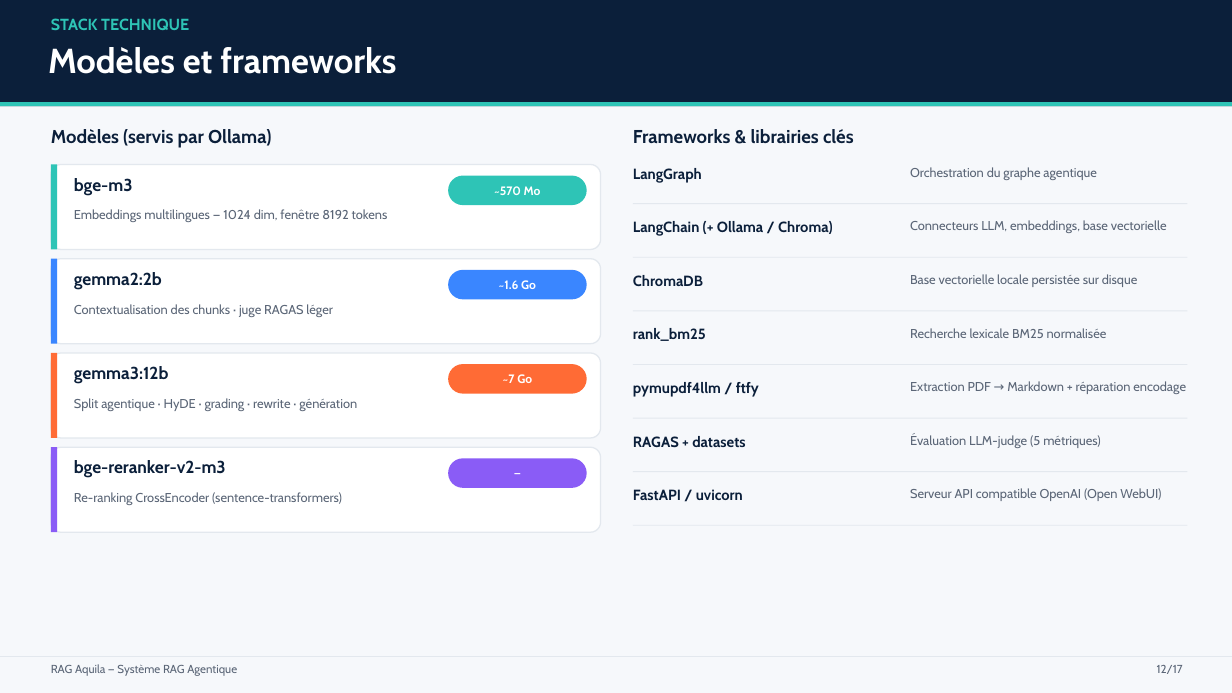
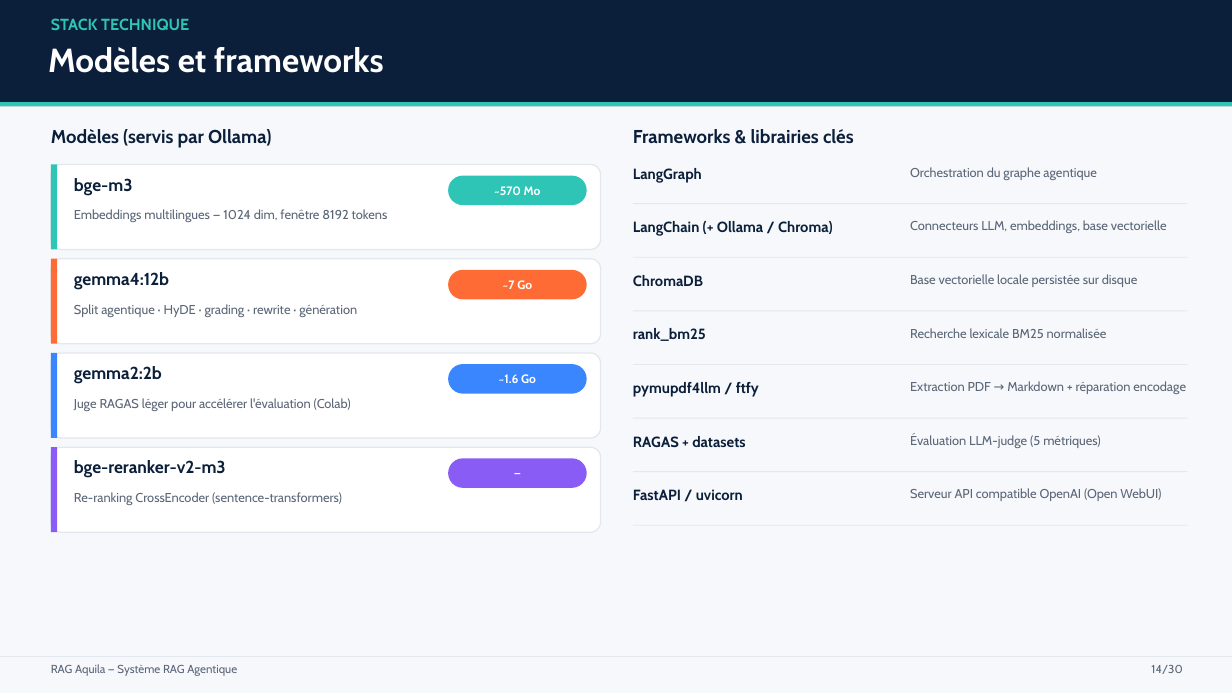
Before and after one commit to paulhenriduranton-collab/RAG_Aquila, a slide deck: slide 14 of Presentation_RAG_Aquila.pptx (slide 12 before the commit). Drawn at 1232x693 pixels with LibreOffice and Linux fonts; fonts in the diff are those of the drawing. Boxes give left, top, right and bottom in pixels: in the first picture for what was removed or moved away, otherwise in the second. Text is boxed around its words. In the diff, an @@ line names an element or a change of style, - is before the commit and + after.

```diff
--- a/Presentation_RAG_Aquila.pptx
+++ b/Presentation_RAG_Aquila.pptx
@@ text "Modèles et frameworks" at (48, 47, 384, 73): size 27 to 26 pt @@
@@ rectangle at (51, 259, 57, 344): fill #3A86FF to #FF6B35 @@
@@ text at (74, 272, 169, 290): text changed @@
-gemma3:12b
+gemma4:12b
@@ rounded rectangle "~7 Go" at (448, 270, 587, 299): fill #3A86FF to #FF6B35 @@
@@ text in rounded rectangle at (503, 280, 532, 289): text changed @@
-~1.6 Go
+~7 Go
@@ text "Split agentique · HyDE · ...": place and size @@
-text "Split agentique · HyDE · ..." at (74, 398, 357, 411)
+text "Split agentique · HyDE · ..." at (74, 304, 357, 317)
@@ rectangle at (51, 353, 57, 438): fill #FF6B35 to #3A86FF @@
@@ text "gemma2:2b": place and size @@
-text "gemma2:2b" at (74, 272, 162, 290)
+text "gemma2:2b" at (74, 366, 162, 384)
@@ rounded rectangle "~1.6 Go" at (448, 364, 587, 394): fill #FF6B35 to #3A86FF @@
@@ text in rounded rectangle at (499, 374, 536, 383): text changed @@
-~7 Go
+~1.6 Go
@@ text at (74, 398, 351, 411): text changed @@
-Contextualisation des chunks · juge RAGAS léger
+Juge RAGAS léger pour accélérer l'évaluation (Colab)
@@ text at (1151, 665, 1182, 674): text changed @@
-12/17
+14/30
```
Also in this commit, not shown: 13 other slides changed, 16 slides added, 3 slides removed, 1 other file.
